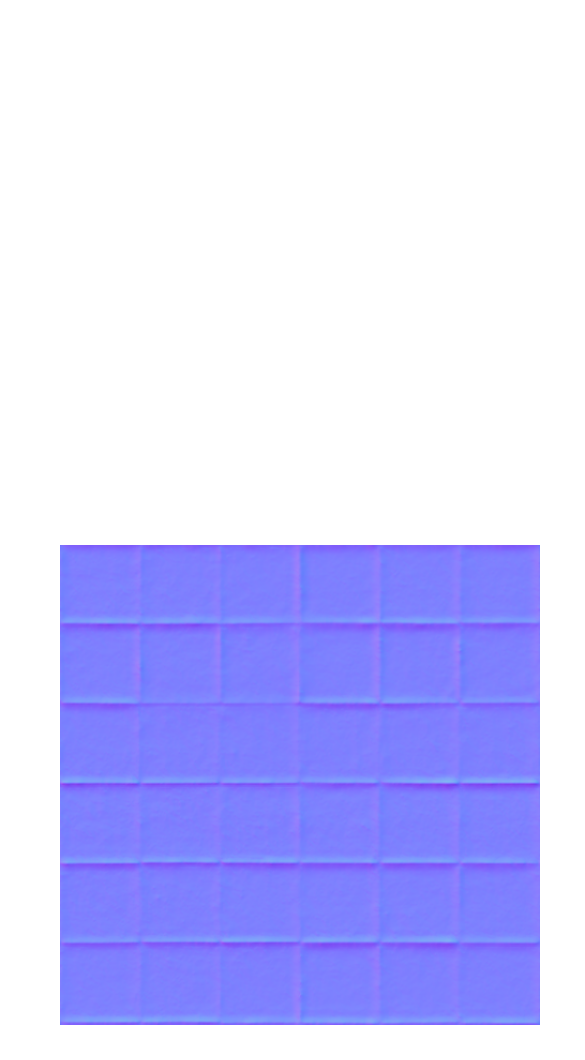
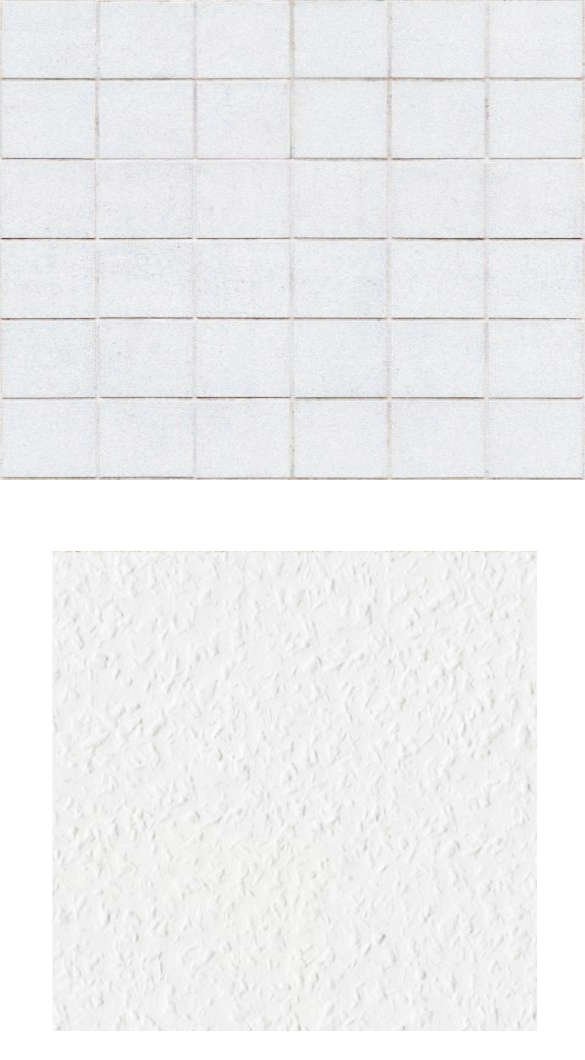
Layers edited between the first and the second (585, 1060) image:
showed "Ebene 1 Kopie" over (0, 0, 585, 480)
removed layer "floorceiling_NRM" over (60, 545, 540, 1025)
renamed "Ebene 0" to "Ceiling", showed it, painted on it over (0, 0, 585, 1031)
